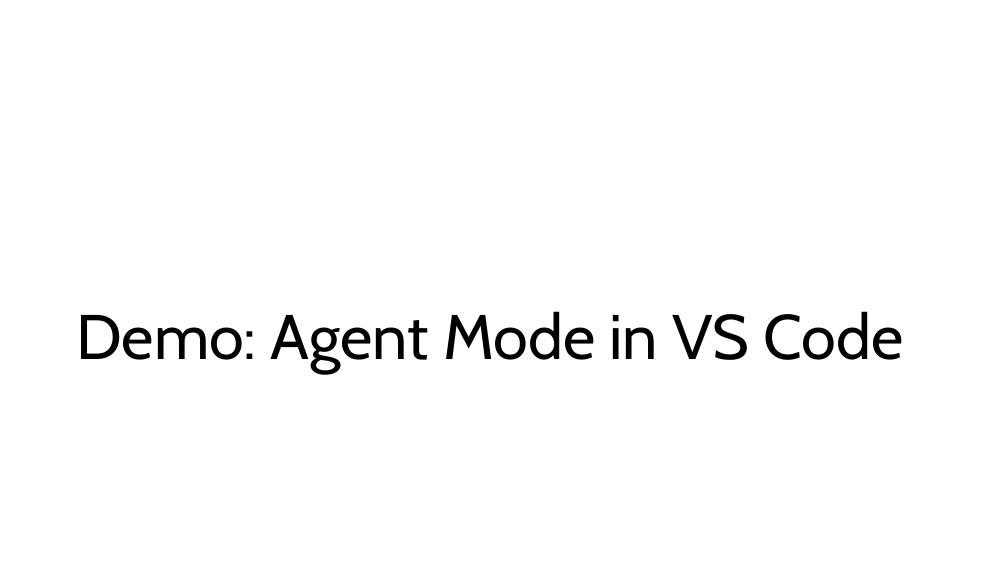
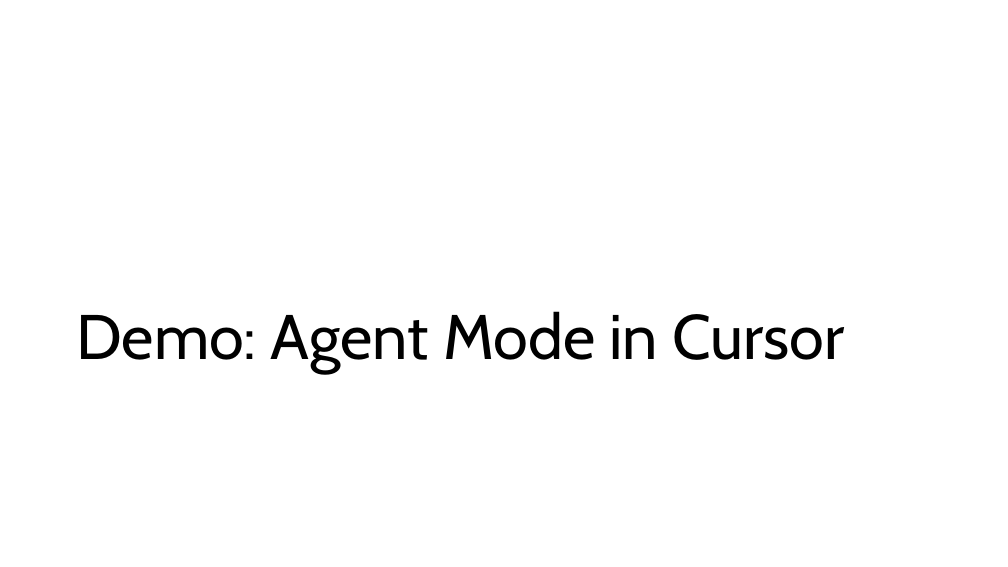
Before and after one commit to RHIT-southfej/csse290-ai, a slide deck: slide 9 of ClassMaterials/Week5/Agent Mode.pptx (slide 8 before the commit). Drawn at 1008x567 pixels with LibreOffice and Linux fonts; fonts in the diff are those of the drawing. Boxes give left, top, right and bottom in pixels: in the first picture for what was removed or moved away, otherwise in the second. Text is boxed around its words. In the diff, an @@ line names an element or a change of style, - is before the commit and + after.

```diff
--- a/ClassMaterials/Week5/Agent Mode.pptx
+++ b/ClassMaterials/Week5/Agent Mode.pptx
@@ title at bbox=[76, 311, 844, 374]: text changed @@
-Demo: Agent Mode in VS Code
+Demo: Agent Mode in Cursor
```
Also in this commit, not shown: 10 other slides changed, 3 slides added.
